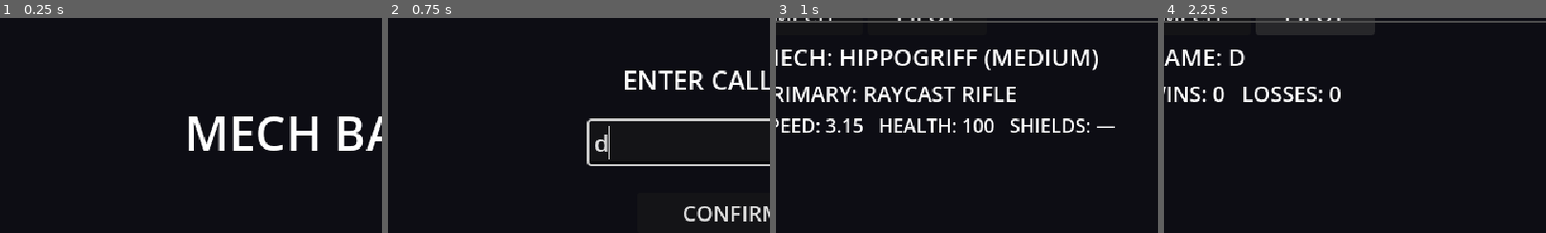
Above: before the commit, frames 1-4 (left to right).
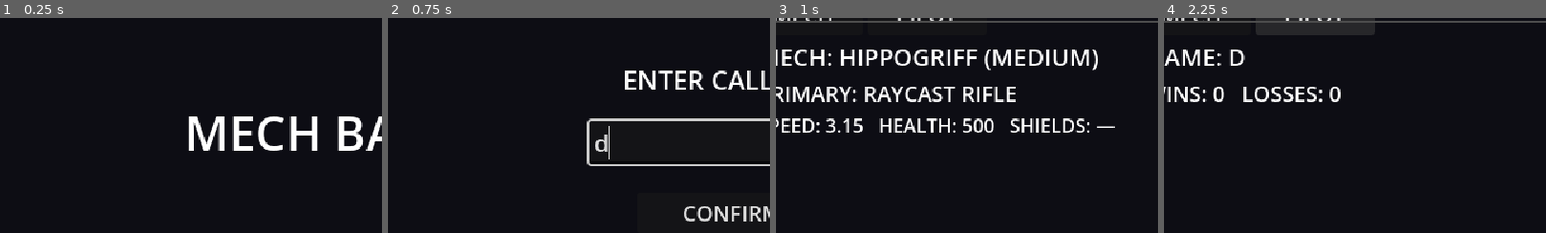
Above: after the commit, the same moments.

Repository: jonathandaley/Hardpoint
Game: Godot game, scene res://scenes/ui/TitleScreen.tscn
Same seed, same stepped clock (60 frames per second), same inputs: the game is played once before the commit and once after it.
Inputs (mouse positions are % of the whole screen's width and height, from its top left):
- Up to frame 1 (0.25 s): no input
- Up to frame 2 (0.75 s): tap Enter (ui_accept) at 0.5 s; move the mouse to (72, 45) at 0.52 s; press the mouse at (72, 45) at 0.53 s; hold D (move_right) from 0.53 s (still down)
- Up to frame 3 (1 s): keep holding D (move_right); tap Enter (ui_accept) at 0.77 s
- Up to frame 4 (2.25 s): release D (move_right) at 1.25 s; release the mouse at (72, 45) at 1.25 s; click "MECH" at 1.25 s; click "PILOT" at 2 s
The pictures show only the part of the screen within x 5-55%, y 15-65%; the shares and areas given below are measured in that part.

Frames 1-2 are identical in both runs. In frame 3, 0.1% of the frame differs, in the area x 49-52%, y 46-54%; in frame 4, nothing differs.

Commit message:
Increase Hippogriff max_health 100 → 500 (5×)
Co-Authored-By: Claude Sonnet 4.6 <noreply@anthropic.com>

Diff:
--- a/resources/mechs/Hippogriff.tres
+++ b/resources/mechs/Hippogriff.tres
@@ -7,7 +7,7 @@
 script = ExtResource("1")
 display_name = "Hippogriff"
 class_tag = "Medium"
-max_health = 100.0
+max_health = 500.0
 walk_speed = 3.15
 has_shields = false
 hardpoint_count = 2
--- a/scripts/Mech.gd
+++ b/scripts/Mech.gd
@@ -18,7 +18,7 @@
 
 @export var base_walk_speed: float = 3.15
 @export var base_reload_rate: float = 1.0
-@export var max_health: float = 100.0
+@export var max_health: float = 500.0
 @export var team: int = 0
 @export var turn_acceleration: float = 60.0   # m/s² per axis — velocity direction change rate
 @export var leg_rotation_speed: float = 15.0  # rad/s — leg visual tracking speed
